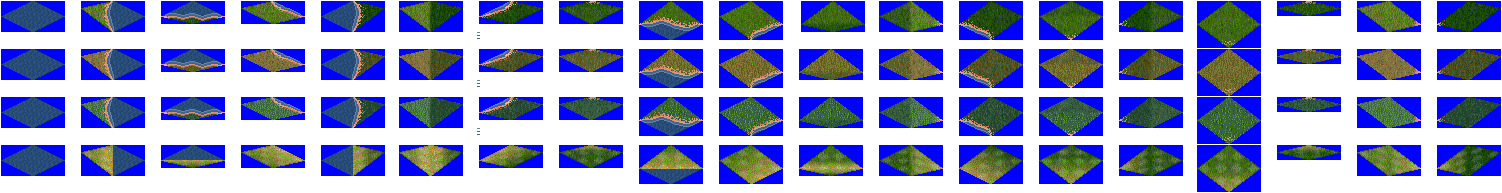
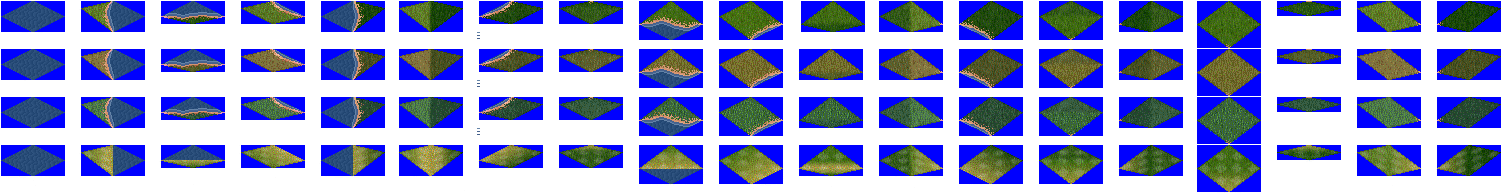
The second 1502 x 193 image is a revision of the first. Changes to its layers:
painted on "Shore" over (104, 1, 1445, 144)
painted on "Water" over (169, 2, 781, 136)
added layer "Grid" above "Groundtile" over (79, 1, 1502, 145)
renamed "Hintergrund" to "Groundtile", painted on it over (79, 1, 1502, 145)
